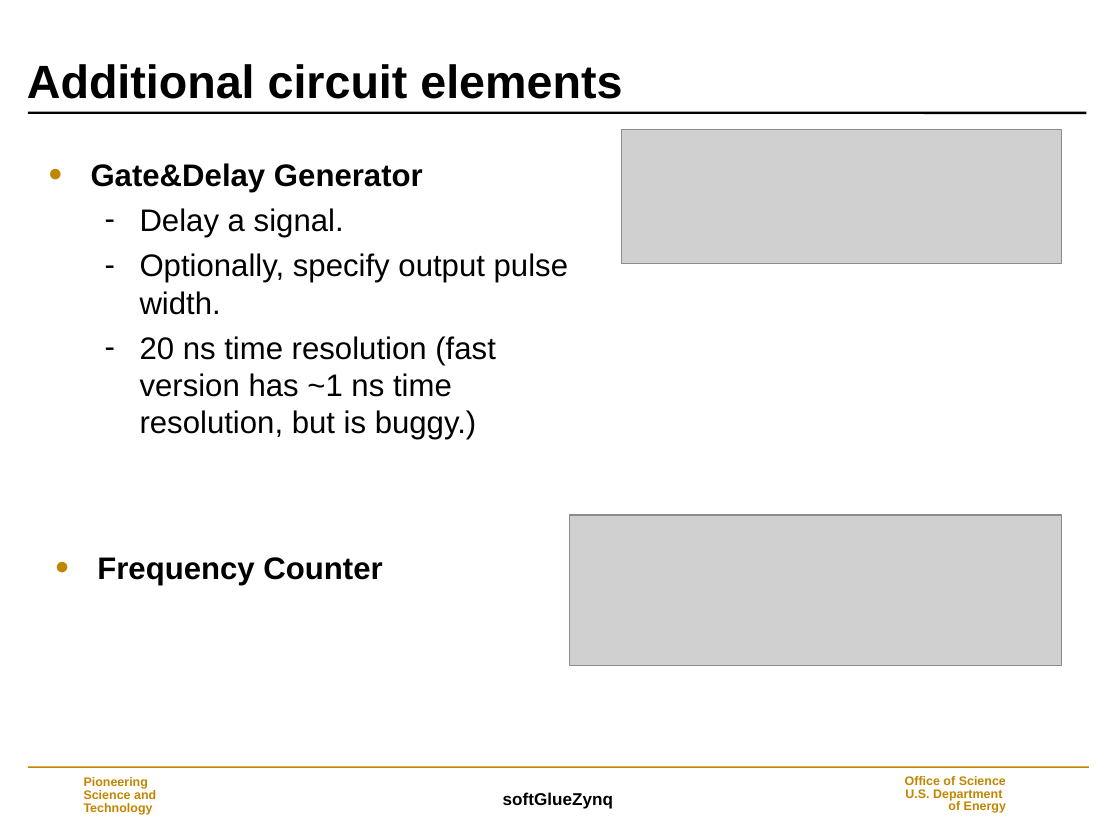
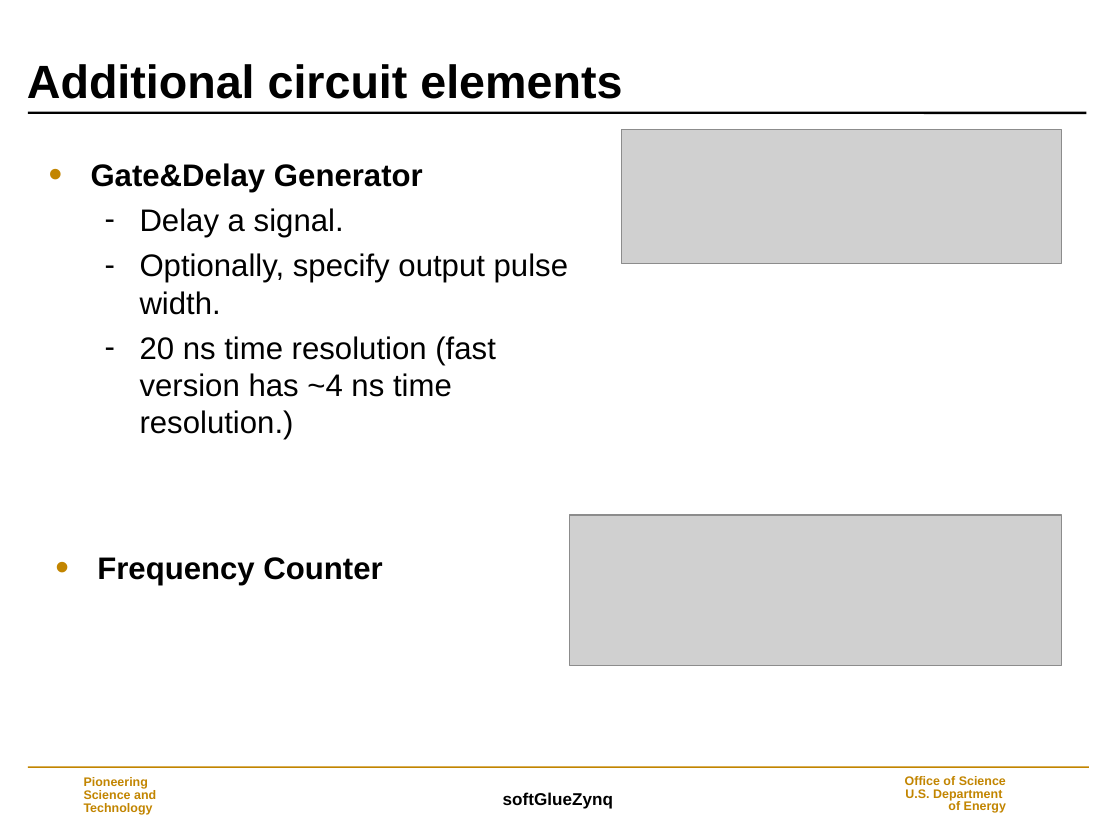
Before and after one commit to epics-modules/softGlueZynq, a slide deck: slide 9 of documentation/softGlueZynq.ppt. Drawn at 1120x840 pixels with LibreOffice and Linux fonts; fonts in the diff are those of the drawing; grey boxes stand for pictures; background and template pictures are left out. Boxes give left, top, right and bottom in pixels: in the first picture for what was removed or moved away, otherwise in the second. Text is boxed around its words. In the diff, an @@ line names an element or a change of style, - is before the commit and + after.

```diff
--- a/documentation/softGlueZynq.ppt
+++ b/documentation/softGlueZynq.ppt
@@ text at (140,336,496,440): text changed @@
-  – 20 ns time resolution (fast version has ~1 ns time resolution, but is buggy.)
+  – 20 ns time resolution (fast version has ~4 ns time resolution.)
```
Also in this commit, not shown: 6 other slides changed, 3 slides added.
